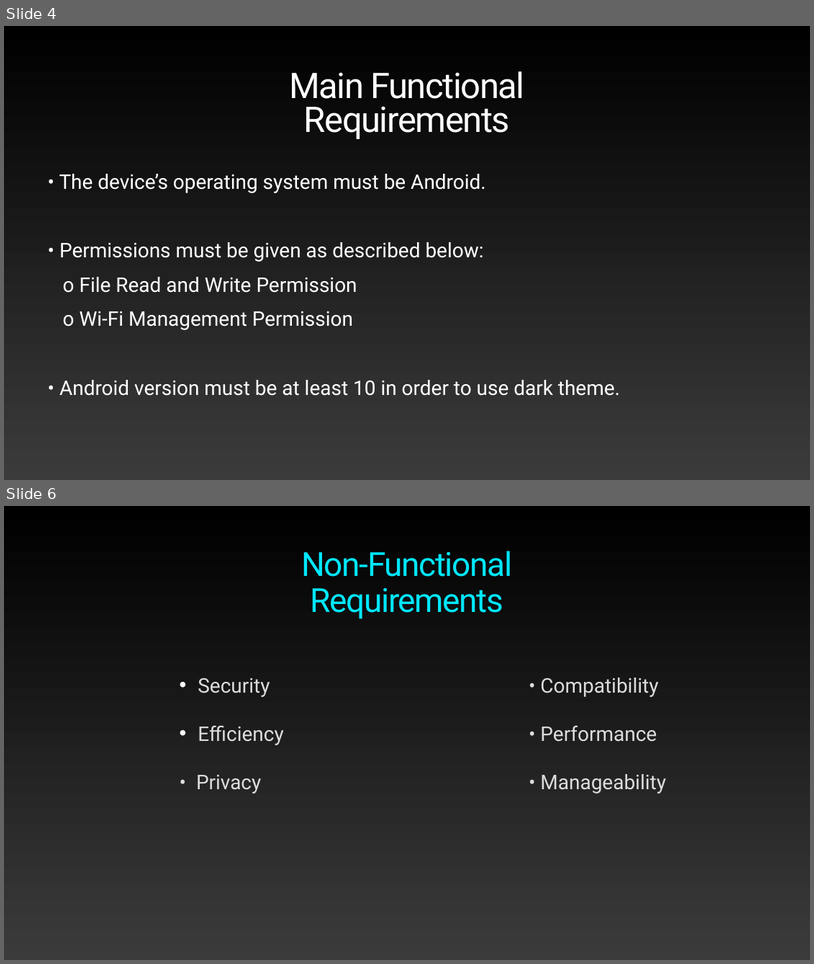
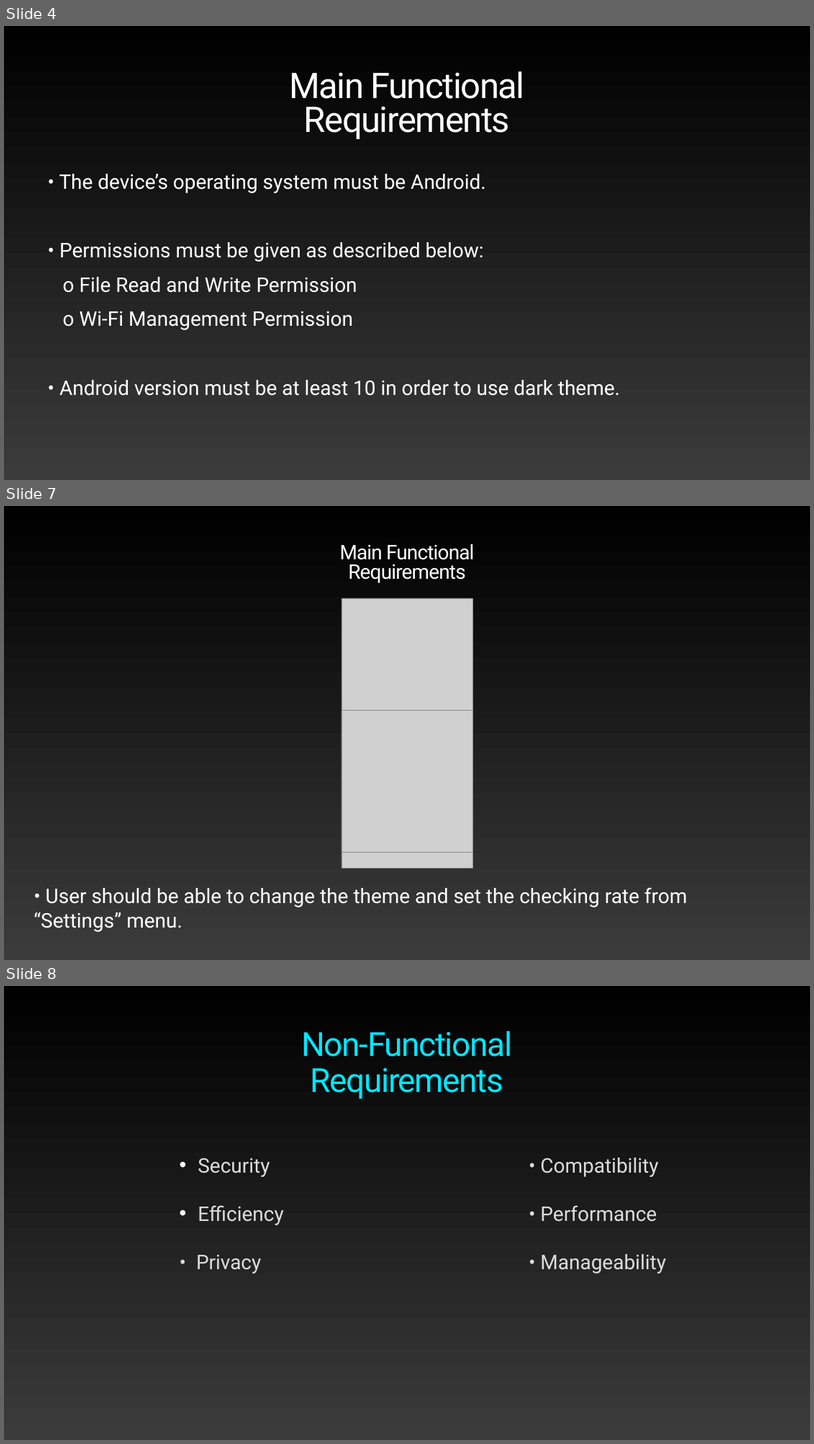
Before and after one commit to Anunlu/Project-Orion, a slide deck: 7- Midterm Presentation/7- Midterm Presentation.pptx. Shown one above the other, each under a label of ours: slides 4 and 6 before the commit, slides 4, 7 and 8 after it; the slides between them are not shown. The pictures are 814x964 and 814x1444 pixels, drawn with LibreOffice and Linux fonts; fonts in the diff are those of the drawing; grey boxes stand for pictures. Boxes give left, top, right and bottom in pixels: in the first picture for what was removed or moved away, otherwise in the second. Text is boxed around its words. In the diff, an @@ line names an element or a change of style, - is before the commit and + after.

```diff
--- a/7- Midterm Presentation/7- Midterm Presentation.pptx
+++ b/7- Midterm Presentation/7- Midterm Presentation.pptx
@@ slide 7 added at box(4, 506, 810, 960), background gradient #000000 to #3B3B3B @@
@@ title added at box(340, 544, 474, 583), 47.9 pt, text gradient #FFFFFF to #929292 @@
+Main Functional
+Requirements
@@ picture added at box(342, 598, 473, 867) @@
@@ picture added at box(342, 710, 473, 852) @@
@@ text added at box(34, 887, 687, 932), 48 pt, text #FFFFFF @@
+• User should be able to change the theme and set the checking rate from “Settings” menu.
@@ what was slide 6 is now slide 8 @@
```
Also in this commit, not shown: 3 slides changed, 1 other slide added, 1 slide removed, 3 other files.
